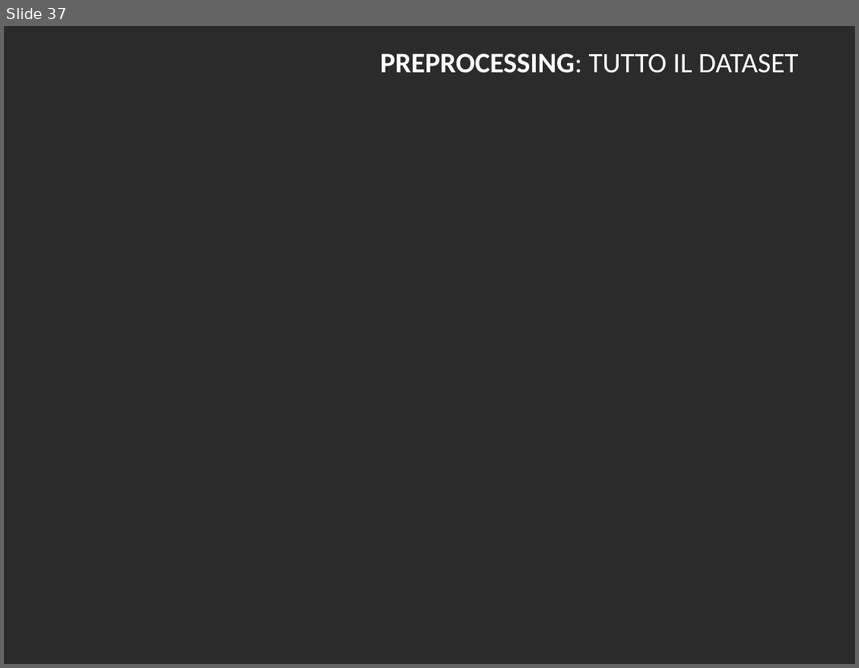
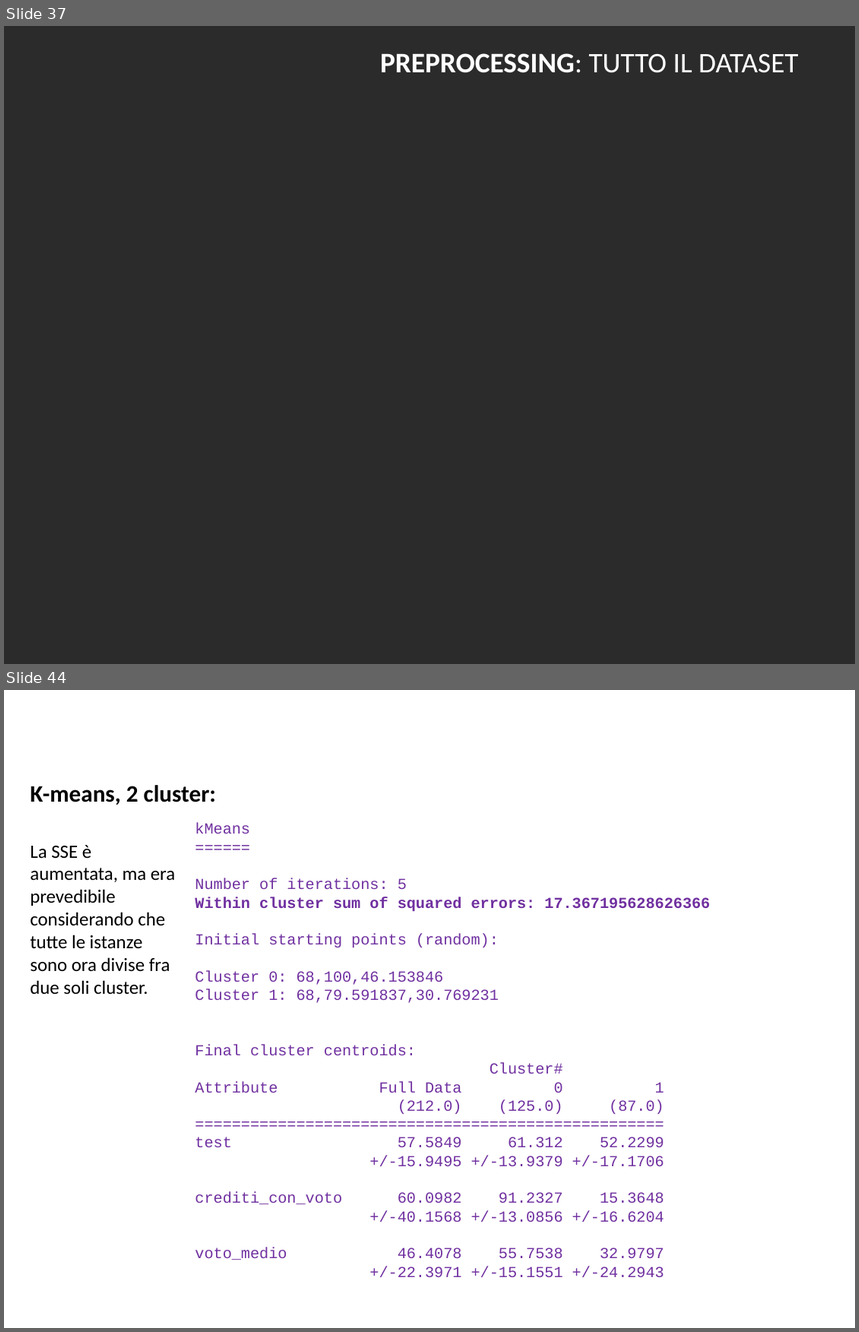
Before and after one commit to BlacknDecker/unifi, a slide deck: relazione.pptx. Shown one above the other, each under a label of ours: slide 37 before the commit, slides 37 and 44 after it; the slides between them are not shown. The pictures are 859x668 and 859x1332 pixels, drawn with LibreOffice and Linux fonts; fonts in the diff are those of the drawing; background and template pictures are left out; a plain dark background stands for a picture behind light text. Boxes give left, top, right and bottom in pixels: in the first picture for what was removed or moved away, otherwise in the second. Text is boxed around its words. In the diff, an @@ line names an element or a change of style, - is before the commit and + after.

Commit message:
Clustering clustering...

```diff
--- a/relazione.pptx
+++ b/relazione.pptx
@@ slide 44 added at (4,690,855,1328), background #FFFFFF @@
@@ text added at (30,785,216,805), 20 pt, text #000000, bold @@
+K-means, 2 cluster:
@@ text added at (195,823,710,1278), 13 pt, text #7030A0 @@
+kMeans
+======
+Number of iterations: 5
+Within cluster sum of squared errors: 17.367195628626366
+Initial starting points (random):
+Cluster 0: 68,100,46.153846
+Cluster 1: 68,79.591837,30.769231
+Final cluster centroids:
+Cluster#
+Attribute Full Data 0 1
+(212.0) (125.0) (87.0)
+===================================================
+test 57.5849 61.312 52.2299
++/-15.9495 +/-13.9379 +/-17.1706
+crediti_con_voto 60.0982 91.2327 15.3648
++/-40.1568 +/-13.0856 +/-16.6204
+voto_medio 46.4078 55.7538 32.9797
++/-22.3971 +/-15.1551 +/-24.2943
@@ text added at (30,845,175,995), 16 pt, text #000000 @@
+La SSE è aumentata, ma era prevedibile considerando che tutte le istanze sono ora divise fra due soli cluster.
@@ text added at (259,897,324,908), 24 pt, text #FFFFFF, bold @@
+CLUSTER ANALYSIS: SUBSET GEN
```
Also in this commit, not shown: 7 slides changed, 4 other slides added, 1 slide removed, 8 other files.
